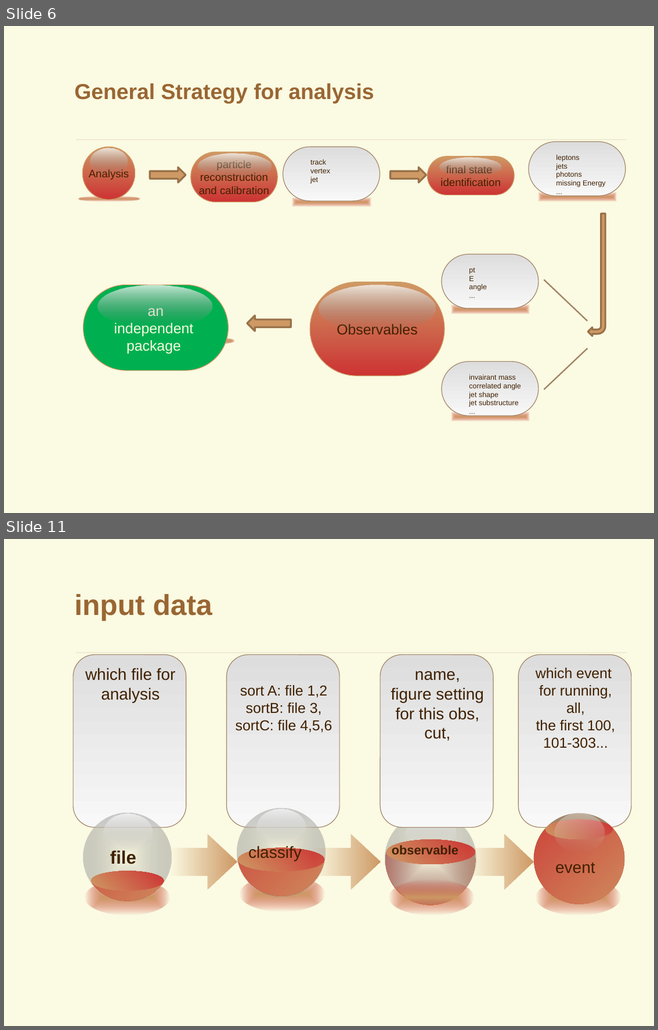
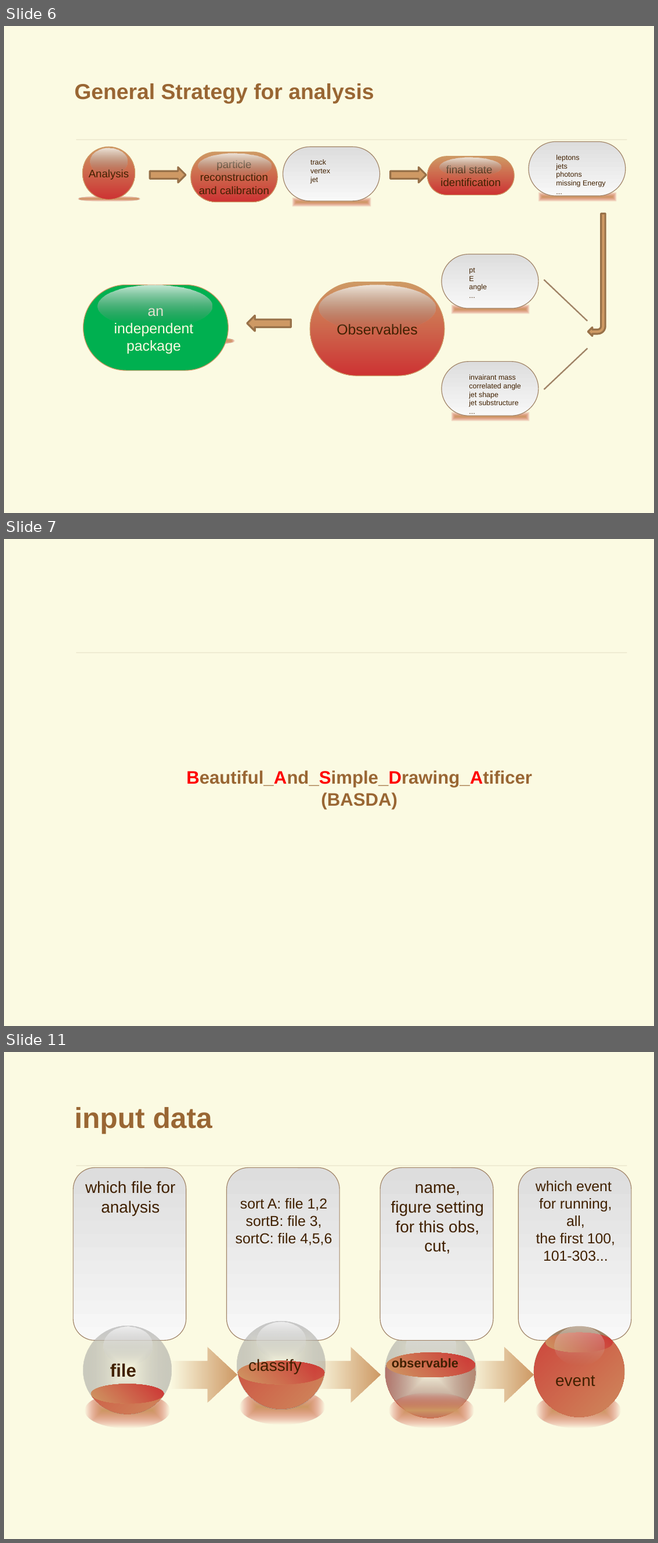
Before and after one commit to YancyW/BASDA, a slide deck: doc/BASDA_Introduction.pptx. Shown one above the other, each under a label of ours: slides 6 and 11 before the commit, slides 6, 7 and 11 after it; the slides between them are not shown. The pictures are 658x1030 and 658x1543 pixels, drawn with LibreOffice and Linux fonts; fonts in the diff are those of the drawing; background and template pictures are left out. Boxes give left, top, right and bottom in pixels: in the first picture for what was removed or moved away, otherwise in the second. Text is boxed around its words. In the diff, an @@ line names an element or a change of style, - is before the commit and + after.

```diff
--- a/doc/BASDA_Introduction.pptx
+++ b/doc/BASDA_Introduction.pptx
@@ slide 7 added at box(4, 539, 654, 1026), background picture (left out); not listed: 1 template element that a slide beside it also shows @@
@@ title added at box(186, 770, 532, 809), 20 pt, text #996633, bold @@
+Beautiful_And_Simple_Drawing_Atificer
+(BASDA)
```
Also in this commit, not shown: 9 slides changed, 9 other slides added, 3 other files.
